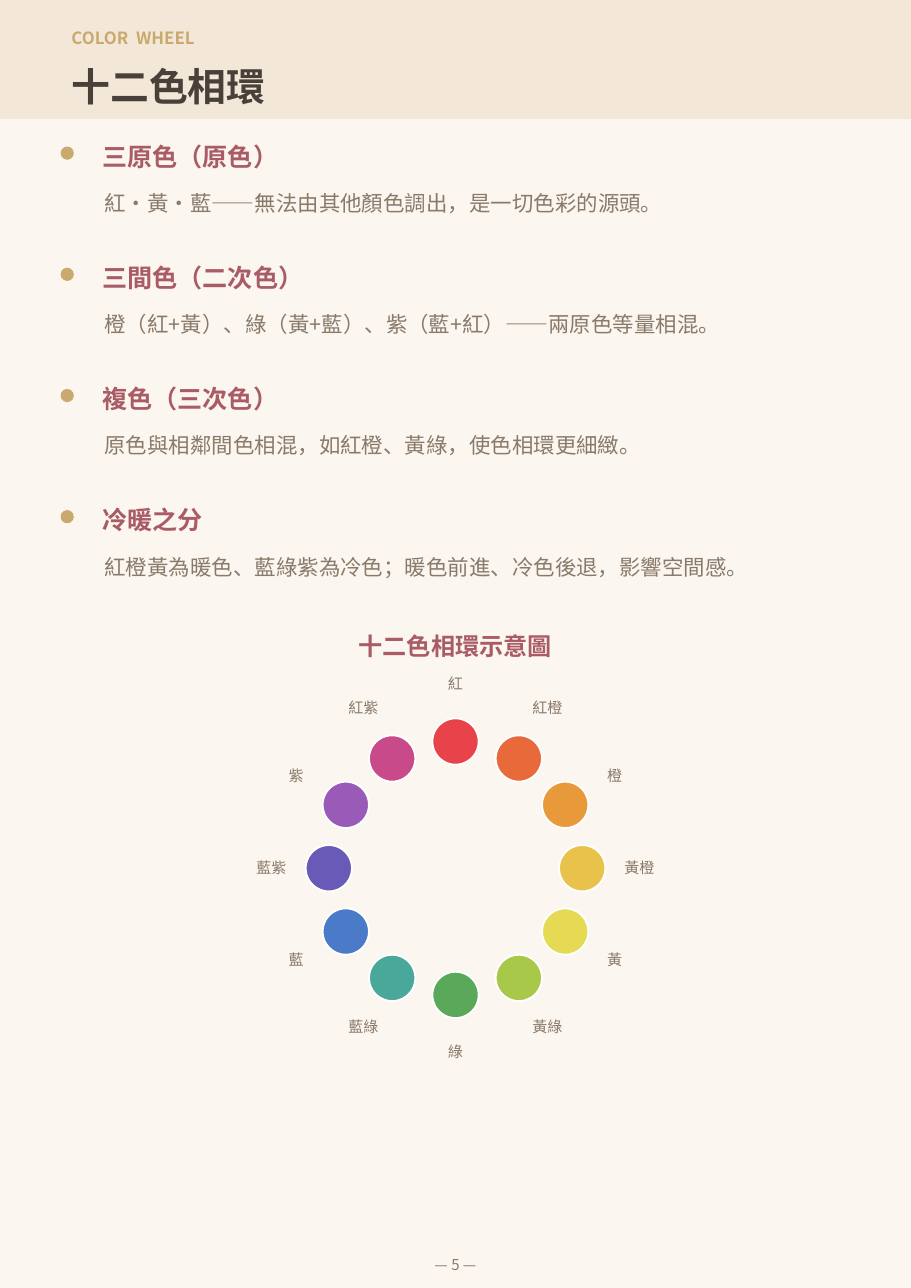
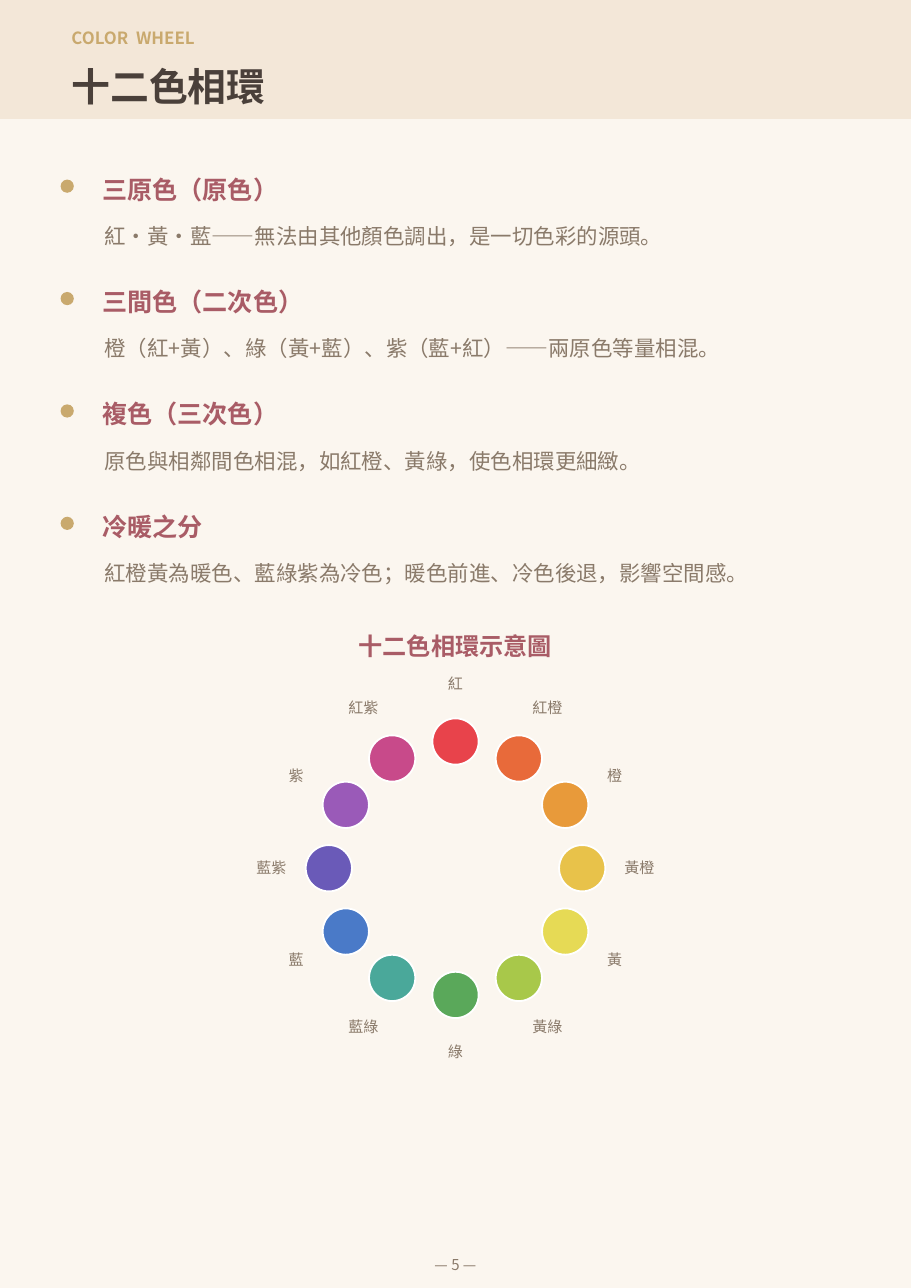
Before and after one commit to serina168/mandala-beginner, a slide deck: slide 5 of mandala_l1_handout.pptx. Drawn at 911x1288 pixels with LibreOffice and Linux fonts; fonts in the diff are those of the drawing; background and template pictures are left out. Boxes give left, top, right and bottom in pixels: in the first picture for what was removed or moved away, otherwise in the second. Text is boxed around its words. In the diff, an @@ line names an element or a change of style, - is before the commit and + after.

```diff
--- a/mandala_l1_handout.pptx
+++ b/mandala_l1_handout.pptx
@@ 2 texts, 1 ellipse: place and size @@
-2 texts, 1 ellipse at [61,144,662,213]
+2 texts, 1 ellipse at [61,177,662,246]
@@ 2 texts, 1 ellipse: place and size @@
-2 texts, 1 ellipse at [61,265,720,334]
+2 texts, 1 ellipse at [61,289,720,358]
@@ 2 texts, 1 ellipse: place and size @@
-2 texts, 1 ellipse at [61,386,640,455]
+2 texts, 1 ellipse at [61,401,640,471]
@@ 2 texts, 1 ellipse: place and size @@
-2 texts, 1 ellipse at [61,507,748,578]
+2 texts, 1 ellipse at [61,514,748,584]
```
Also in this commit, not shown: 5 other slides changed, 3 other files.
